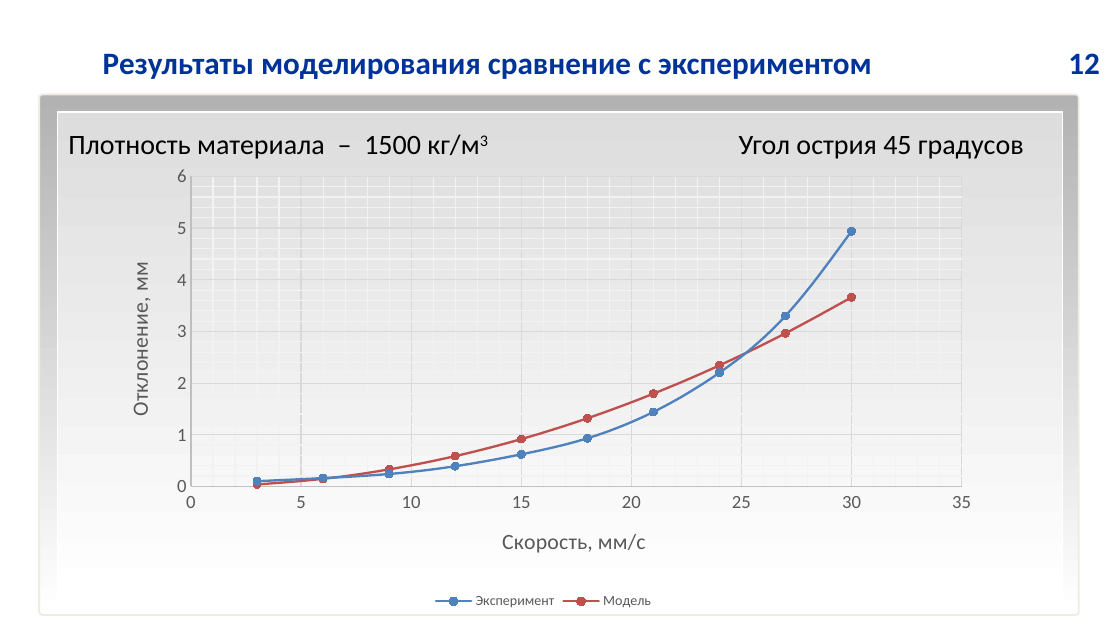
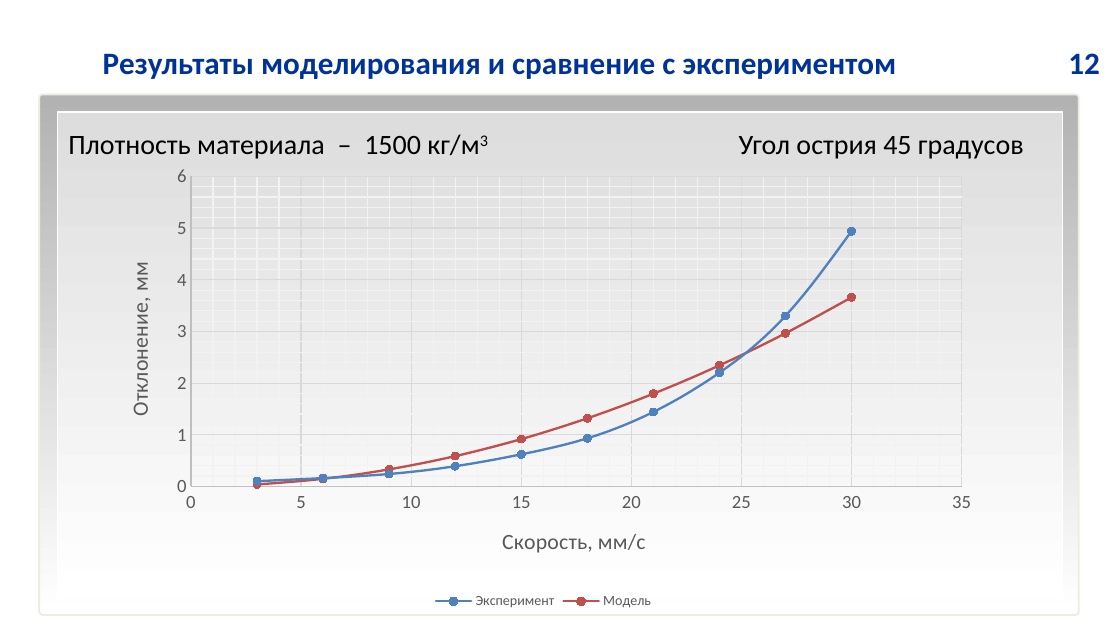
Before and after one commit to IgVaCompany/MyWorks, a slide deck: slide 11 of Dissertacia/MyWork/DocWork/Дружинин_НТС_Май_ЦНИИ_РТК.pptx. Drawn at 1120x630 pixels with LibreOffice and Linux fonts; fonts in the diff are those of the drawing; background and template pictures are left out. Boxes give left, top, right and bottom in pixels: in the first picture for what was removed or moved away, otherwise in the second. Text is boxed around its words. In the diff, an @@ line names an element or a change of style, - is before the commit and + after.

```diff
--- a/Dissertacia/MyWork/DocWork/Дружинин_НТС_Май_ЦНИИ_РТК.pptx
+++ b/Dissertacia/MyWork/DocWork/Дружинин_НТС_Май_ЦНИИ_РТК.pptx
@@ text at [103, 53, 897, 79]: text changed @@
-Результаты моделирования сравнение с экспериментом
+Результаты моделирования и сравнение с экспериментом
```
Also in this commit, not shown: 5 other slides changed.
